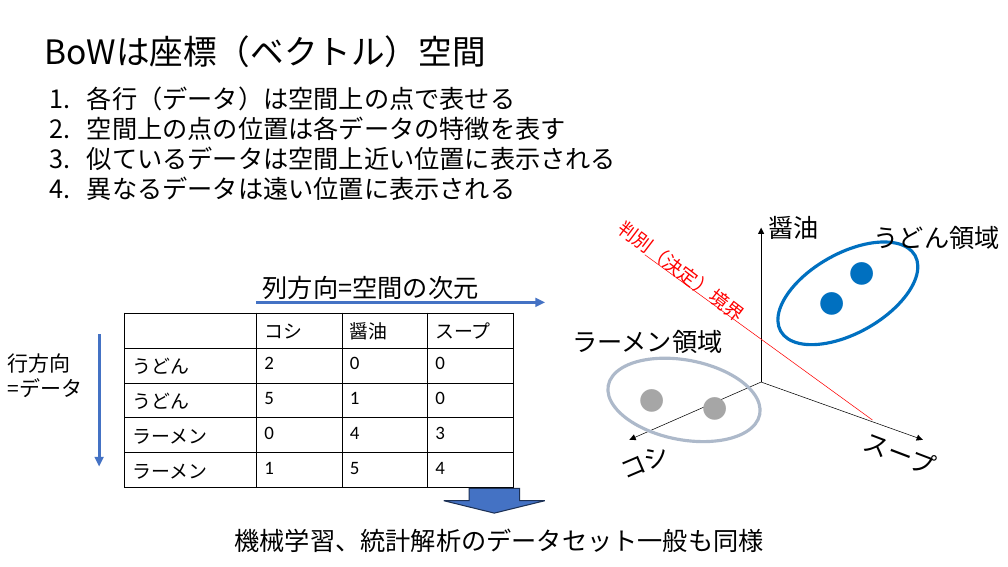
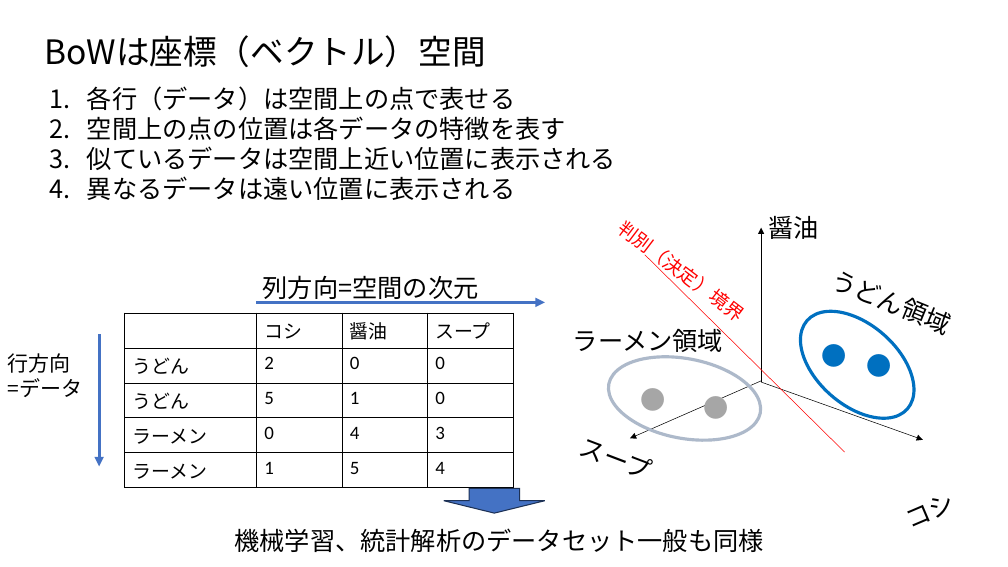
Before and after one commit to ueharaLab/NLP3_BoW, a slide deck: slide 17 of textmining3 BOW.pptx. Drawn at 1008x567 pixels with LibreOffice and Linux fonts; fonts in the diff are those of the drawing. Boxes give left, top, right and bottom in pixels: in the first picture for what was removed or moved away, otherwise in the second. Text is boxed around its words. In the diff, an @@ line names an element or a change of style, - is before the commit and + after.

Commit message:
515

```diff
--- a/textmining3 BOW.pptx
+++ b/textmining3 BOW.pptx
@@ line moved from (645, 255) - (873, 420) to (645, 255) - (845, 452) @@
@@ text "うどん領域": place and size @@
-text "うどん領域" at [874,225,1000,254]
+text "うどん領域" at [829,271,946,332]
@@ text "うどん領域" at [829,271,946,332]: rotation 0 to 22 degrees @@
@@ ellipse at [781,291,934,439]: rotation 330 to 311 degrees @@
@@ text "ラーメン領域" rewrapped from [572,329,722,358] to [573,324,723,357] @@
@@ text "●": place and size @@
-text "●" at [812,285,853,323]
+text "●" at [814,337,855,374]
@@ text "●": place and size @@
-text "●" at [842,255,883,293]
+text "●" at [859,346,900,384]
@@ text "スープ" rewrapped from [862,424,931,471] to [578,439,647,475] @@
@@ text "コシ": place and size @@
-text "コシ" at [625,449,671,478]
+text "コシ" at [910,498,956,527]
```
